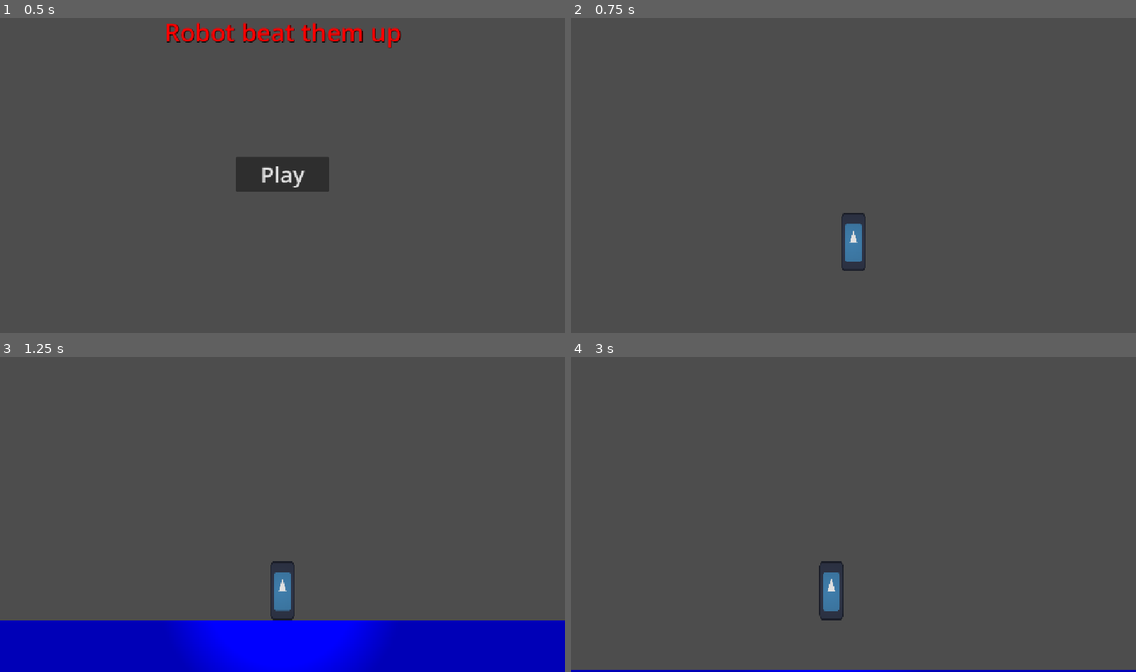
Above: before the commit, frames 1-4 (two rows, left to right).
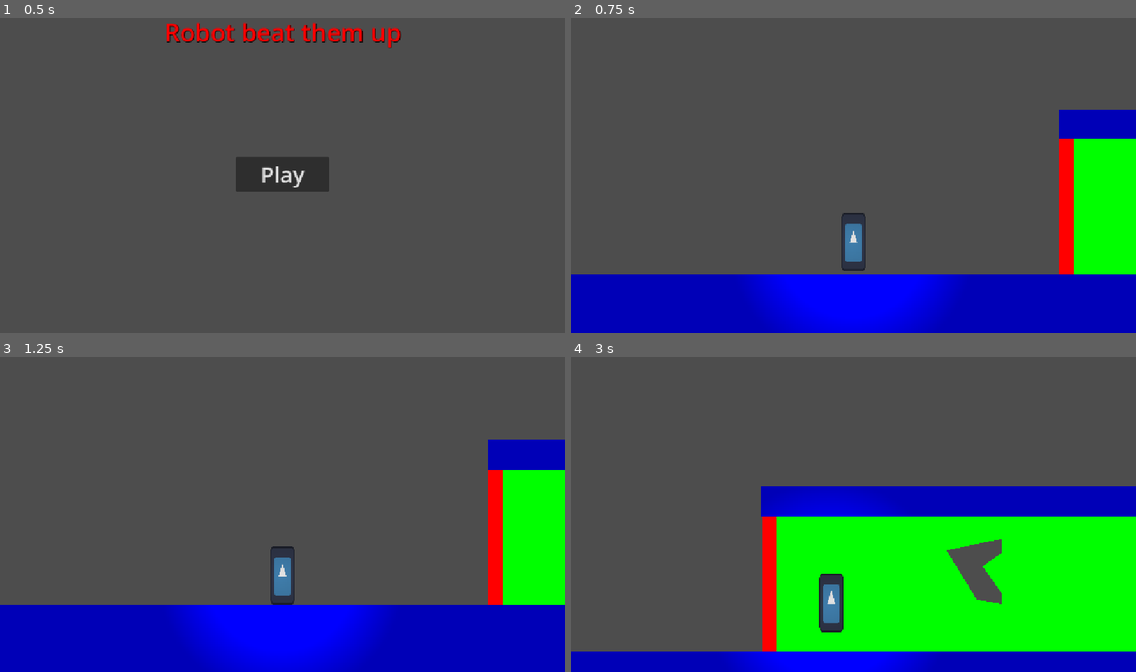
Above: after the commit, the same moments.

Repository: Triopking/Beat-Them-Up
Game: Godot game, scene res://Scenes/menu.tscn
The game is run twice, just before and just after one commit, with the same random seed, the same clock (stepped at 60 frames per second) and the same inputs. The engine's default icon, where the game draws it, is replaced by a stand-in: a white triangle on a blue panel in a dark square.
Inputs:
- Up to frame 1 (0.5 s): no input
- Up to frame 2 (0.75 s): click "Play" at 0.5 s
- Up to frame 3 (1.25 s): no input
- Up to frame 4 (3 s): hold Shift (Sprint) 1.28-2.03 s; hold D (Right) 1.28-2.78 s; tap Space (Jump) at 1.52, 2.27 s; tap Shift (Sprint) at 2.1 s; hold Left (Left) from 2.78 s (still down); hold Shift (Sprint) from 2.78 s (still down)

Frame 1 is identical in both runs. In frame 2, 26% of the frame differs, in the area x 0-100%, y 29-100%; in frame 3, 13%; in frame 4, 39%, in the area x 0-100%, y 41-100%.

Commit message:
background

Diff:
--- a/mechanic-gaunlet/Scenes/background_shape.tscn
+++ b/mechanic-gaunlet/Scenes/background_shape.tscn
@@ -8,4 +8,5 @@
 gradient = SubResource("Gradient_r76ko")
 
 [node name="Background_Shape" type="Sprite2D" unique_id=1767553559]
+show_behind_parent = true
 texture = SubResource("GradientTexture2D_myf5j")
--- a/mechanic-gaunlet/Scenes/first_level.tscn
+++ b/mechanic-gaunlet/Scenes/first_level.tscn
@@ -2,6 +2,8 @@
 
 [ext_resource type="PackedScene" uid="uid://b1bwcij1d00lh" path="res://Scenes/basic_shape.tscn" id="1_fu4at"]
 [ext_resource type="PackedScene" uid="uid://c5lu3brcca44q" path="res://Scenes/player.tscn" id="2_aqlmp"]
+[ext_resource type="PackedScene" uid="uid://tovmxqxaodh0" path="res://Scenes/1d_shape.tscn" id="3_3qicx"]
+[ext_resource type="PackedScene" uid="uid://bct57s8qb4gy8" path="res://Scenes/background_shape.tscn" id="4_kin1b"]
 
 [sub_resource type="WorldBoundaryShape2D" id="WorldBoundaryShape2D_ccbq8"]
 
@@ -12,7 +14,7 @@
 scale = Vector2(877.875, 2.96875)
 
 [node name="Player" parent="." unique_id=1843922582 instance=ExtResource("2_aqlmp")]
-position = Vector2(537, 413)
+position = Vector2(540, 561)
 
 [node name="World_Border" type="StaticBody2D" parent="." unique_id=538787465]
 metadata/_edit_lock_ = true
@@ -20,3 +22,40 @@
 [node name="CollisionShape2D" type="CollisionShape2D" parent="World_Border" unique_id=527409986]
 position = Vector2(536, 648)
 shape = SubResource("WorldBoundaryShape2D_ccbq8")
+
+[node name="1D_Shape" parent="." unique_id=825557474 instance=ExtResource("3_3qicx")]
+position = Vector2(994.8949, 500.9264)
+rotation = 1.5707964
+scale = Vector2(4.592224, 0.4967146)
+
+[node name="Basic Shape2" parent="." unique_id=391385206 instance=ExtResource("1_fu4at")]
+position = Vector2(1454.5, 328)
+scale = Vector2(14.890625, 1)
+
+[node name="Background_Shape" parent="." unique_id=1767553559 instance=ExtResource("4_kin1b")]
+position = Vector2(1151, 501)
+scale = Vector2(4.7812514, 5.1406255)
+
+[node name="Background_Shape2" parent="." unique_id=1426551853 instance=ExtResource("4_kin1b")]
+position = Vector2(1391.0001, 668)
+rotation = 0.16375005
+scale = Vector2(3.9720843, 4.25193)
+
+[node name="Background_Shape3" parent="." unique_id=830843036 instance=ExtResource("4_kin1b")]
+position = Vector2(1675.5, 500.5)
+scale = Vector2(5.734375, 4.609375)
+
+[node name="Background_Shape4" parent="." unique_id=1922260888 instance=ExtResource("4_kin1b")]
+position = Vector2(1314.2927, 473.30786)
+rotation = -0.5519362
+scale = Vector2(2.2428246, 3.9893475)
+
+[node name="Background_Shape5" parent="." unique_id=1776539146 instance=ExtResource("4_kin1b")]
+position = Vector2(1421.1102, 376.06073)
+rotation = 1.3635521
+scale = Vector2(1.4130996, 2.719584)
+
+[node name="Background_Shape6" parent="." unique_id=325879709 instance=ExtResource("4_kin1b")]
+position = Vector2(1502.3896, 484.41388)
+rotation = 0.9536623
+scale = Vector2(1.3990402, 1)
